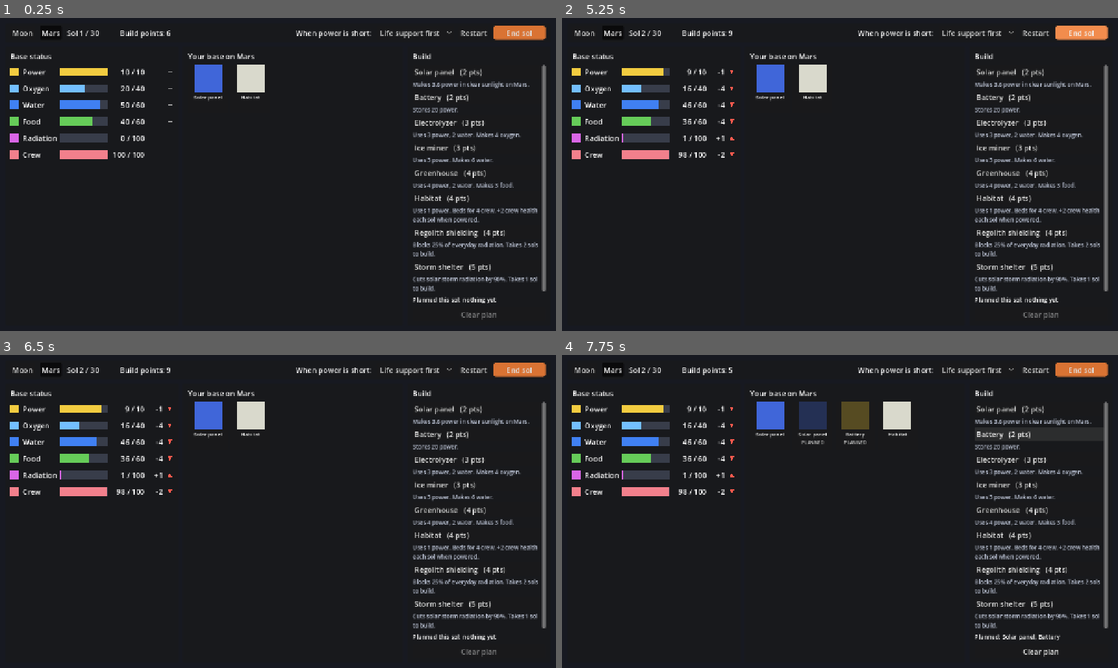
Above: before the commit, frames 1-4 (two rows, left to right).
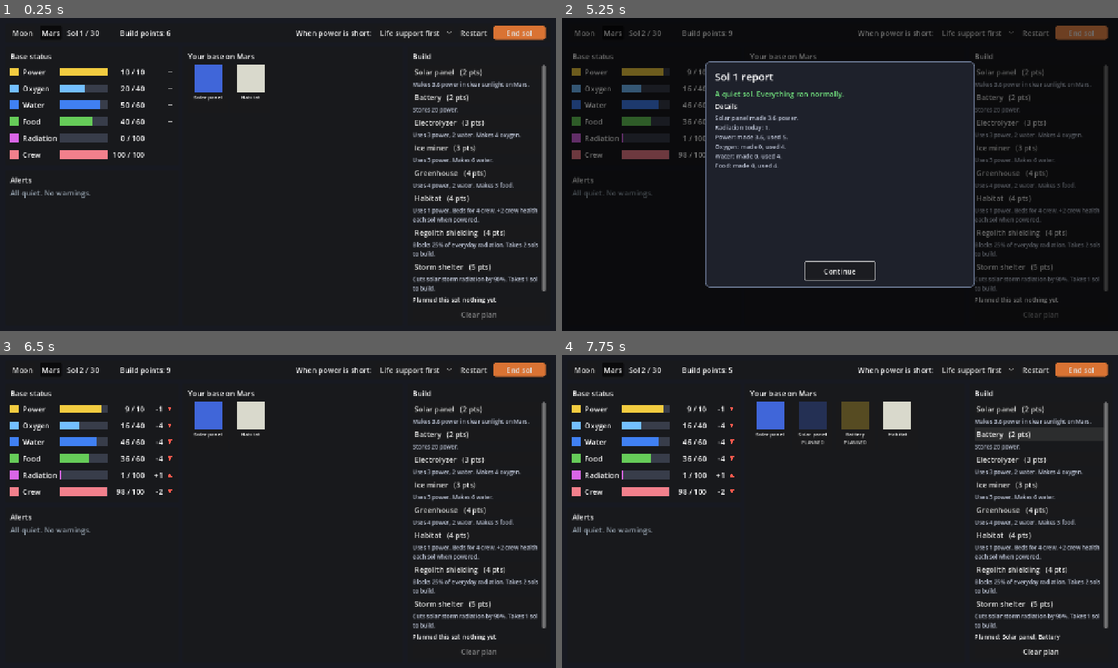
Above: after the commit, the same moments.

Repository: a77chand/apogeic
Game: Godot game, scene res://scenes/main.tscn
Same seed, same stepped clock (60 frames per second), same inputs: the game is played once before the commit and once after it.
Inputs (mouse positions are in pixels of both pictures, inside the frame that each line leads up to):
- Up to frame 1 (0.25 s): no input
- Up to frame 2 (5.25 s): click "Restart" at 0.5 s; click "Restart" at 1.25 s; click "Restart" at 2 s; click "Moon" at 2.75 s; click "Mars" at 3.5 s; click "Life support first" at 4.25 s; click "End sol" at 5 s
- Up to frame 3 (6.5 s): click (278, 608) at 5.75 s, where only the run after the commit has a clickable "Continue"
- Up to frame 4 (7.75 s): click "Solar panel (2 pts)" at 6.5 s; click "Battery (2 pts)" at 7.25 s

The runs differ from the first frame. In frame 1, 0.2% of the frame differs, in the area x 1-17%, y 50-58%; in frame 2, 11%, in the area x 1-99%, y 2-97%; in frame 3, 0.2%; in frame 4, 0.2%.

Commit message:
Stage E: event alerts with one-sol warnings and end-of-sol report
alerts_panel shows what is coming next sol, what is happening now (with sols
left) and today's sunlight. report_panel pops up after End sol with problems,
warnings and good news first and the made/used numbers under Details. Adds
sim.sunlight_on() so UI and tick() agree, and a solid popup style.

Diff:
--- a/scenes/main.tscn
+++ b/scenes/main.tscn
@@ -5,6 +5,8 @@
 [ext_resource type="PackedScene" path="res://scenes/ui/meter_panel.tscn" id="3_meters"]
 [ext_resource type="PackedScene" path="res://scenes/ui/base_view.tscn" id="4_base"]
 [ext_resource type="PackedScene" path="res://scenes/ui/build_menu.tscn" id="5_build"]
+[ext_resource type="PackedScene" path="res://scenes/ui/alerts_panel.tscn" id="6_alerts"]
+[ext_resource type="PackedScene" path="res://scenes/ui/report_panel.tscn" id="7_report"]
 
 [node name="Main" type="Control"]
 layout_mode = 3
@@ -58,7 +60,14 @@
 size_flags_vertical = 3
 theme_override_constants/separation = 10
 
-[node name="MeterPanel" parent="Margin/Layout/Body" instance=ExtResource("3_meters")]
+[node name="LeftColumn" type="VBoxContainer" parent="Margin/Layout/Body"]
+layout_mode = 2
+theme_override_constants/separation = 10
+
+[node name="MeterPanel" parent="Margin/Layout/Body/LeftColumn" instance=ExtResource("3_meters")]
+layout_mode = 2
+
+[node name="AlertsPanel" parent="Margin/Layout/Body/LeftColumn" instance=ExtResource("6_alerts")]
 layout_mode = 2
 
 [node name="BaseView" parent="Margin/Layout/Body" instance=ExtResource("4_base")]
@@ -66,6 +75,10 @@
 
 [node name="BuildMenu" parent="Margin/Layout/Body" instance=ExtResource("5_build")]
 layout_mode = 2
+
+[node name="ReportPanel" parent="." instance=ExtResource("7_report")]
+visible = false
+layout_mode = 1
 
 [node name="ErrorLabel" type="Label" parent="."]
 visible = false
--- /dev/null
+++ b/scenes/ui/alerts_panel.tscn
@@ -0,0 +1,26 @@
+[gd_scene format=3]
+
+[ext_resource type="Script" path="res://scripts/ui/alerts_panel.gd" id="1_alerts"]
+
+[node name="AlertsPanel" type="PanelContainer"]
+size_flags_vertical = 3
+script = ExtResource("1_alerts")
+
+[node name="Margin" type="MarginContainer" parent="."]
+layout_mode = 2
+theme_override_constants/margin_left = 12
+theme_override_constants/margin_top = 10
+theme_override_constants/margin_right = 12
+theme_override_constants/margin_bottom = 10
+
+[node name="VBox" type="VBoxContainer" parent="Margin"]
+layout_mode = 2
+theme_override_constants/separation = 6
+
+[node name="Title" type="Label" parent="Margin/VBox"]
+layout_mode = 2
+text = "Alerts"
+
+[node name="List" type="VBoxContainer" parent="Margin/VBox"]
+layout_mode = 2
+theme_override_constants/separation = 4
--- /dev/null
+++ b/scenes/ui/report_panel.tscn
@@ -0,0 +1,78 @@
+[gd_scene format=3]
+
+[ext_resource type="Script" path="res://scripts/ui/report_panel.gd" id="1_report"]
+
+[node name="ReportPanel" type="Control"]
+layout_mode = 3
+anchors_preset = 15
+anchor_right = 1.0
+anchor_bottom = 1.0
+grow_horizontal = 2
+grow_vertical = 2
+script = ExtResource("1_report")
+
+[node name="Dim" type="ColorRect" parent="."]
+layout_mode = 1
+anchors_preset = 15
+anchor_right = 1.0
+anchor_bottom = 1.0
+grow_horizontal = 2
+grow_vertical = 2
+color = Color(0, 0, 0, 0.55)
+
+[node name="Center" type="CenterContainer" parent="."]
+layout_mode = 1
+anchors_preset = 15
+anchor_right = 1.0
+anchor_bottom = 1.0
+grow_horizontal = 2
+grow_vertical = 2
+
+[node name="Panel" type="PanelContainer" parent="Center"]
+custom_minimum_size = Vector2(620, 520)
+layout_mode = 2
+
+[node name="Margin" type="MarginContainer" parent="Center/Panel"]
+layout_mode = 2
+theme_override_constants/margin_left = 20
+theme_override_constants/margin_top = 16
+theme_override_constants/margin_right = 20
+theme_override_constants/margin_bottom = 16
+
+[node name="VBox" type="VBoxContainer" parent="Center/Panel/Margin"]
+layout_mode = 2
+theme_override_constants/separation = 10
+
+[node name="Title" type="Label" parent="Center/Panel/Margin/VBox"]
+layout_mode = 2
+theme_override_font_sizes/font_size = 24
+text = "Sol report"
+
+[node name="Scroll" type="ScrollContainer" parent="Center/Panel/Margin/VBox"]
+layout_mode = 2
+size_flags_vertical = 3
+horizontal_scroll_mode = 0
+
+[node name="Lines" type="VBoxContainer" parent="Center/Panel/Margin/VBox/Scroll"]
+layout_mode = 2
+size_flags_horizontal = 3
+theme_override_constants/separation = 6
+
+[node name="Main" type="VBoxContainer" parent="Center/Panel/Margin/VBox/Scroll/Lines"]
+layout_mode = 2
+theme_override_constants/separation = 6
+
+[node name="DetailsTitle" type="Label" parent="Center/Panel/Margin/VBox/Scroll/Lines"]
+layout_mode = 2
+theme_override_font_sizes/font_size = 15
+text = "Details"
+
+[node name="Details" type="VBoxContainer" parent="Center/Panel/Margin/VBox/Scroll/Lines"]
+layout_mode = 2
+theme_override_constants/separation = 2
+
+[node name="ContinueButton" type="Button" parent="Center/Panel/Margin/VBox"]
+custom_minimum_size = Vector2(160, 40)
+layout_mode = 2
+size_flags_horizontal = 4
+text = "Continue"
--- a/scripts/sim/outpost_sim.gd
+++ b/scripts/sim/outpost_sim.gd
@@ -126,6 +126,17 @@
 	return out
 
 
+## Sunlight strength on `sol`: the scenario's normal sunlight times any
+## dust storm or night effects. 0 means the solar panels make nothing.
+func sunlight_on(state: Dictionary, sol: int) -> float:
+	var sunlight := float(scenario.solar_multiplier)
+	for e in active_events(state, sol):
+		var fx: Dictionary = events[e.id].effects
+		if fx.has("solar_multiplier"):
+			sunlight *= float(fx.solar_multiplier)
+	return sunlight
+
+
 ## Events the crew already knows are coming (within their warning time).
 func warnings(state: Dictionary) -> Array:
 	var out := []
@@ -205,12 +216,10 @@
 				_a(module_name(id)), build_time, _plural(word, build_time).to_lower()])
 
 	# --- 2. Events happening today -------------------------------------------
-	var sunlight := float(scenario.solar_multiplier)
+	var sunlight := sunlight_on(s, sol)
 	var storm_dose := 0.0
 	for e in active_events(s, sol):
 		var fx: Dictionary = events[e.id].effects
-		if fx.has("solar_multiplier"):
-			sunlight *= float(fx.solar_multiplier)
 		if fx.has("storm_dose"):
 			storm_dose += float(fx.storm_dose)
 		# Breakdowns were already announced when they happened, so skip those here.
--- /dev/null
+++ b/scripts/ui/alerts_panel.gd
@@ -0,0 +1,46 @@
+## Under the meters: warnings for what's coming next sol, and what's happening now.
+## Read-only: it only displays state.
+extends PanelContainer
+
+const WARN_COLOR := Color(1, 0.8, 0.35)
+const NOW_COLOR := Color(1, 0.5, 0.45)
+const CALM_COLOR := Color(0.6, 0.65, 0.7)
+
+@onready var list: VBoxContainer = $Margin/VBox/List
+
+
+func show_state(sim, state: Dictionary) -> void:
+	for child in list.get_children():
+		list.remove_child(child)
+		child.queue_free()
+	var day := str(state.day_word).to_lower()
+
+	# Coming soon (we only know about events within their warning time).
+	for e in sim.warnings(state):
+		var sols_until: int = e.start_sol - state.sol
+		var when := "Next %s" % day if sols_until == 1 else "In %d %ss" % [sols_until, day]
+		_add_line("%s: %s" % [when, sim.event_name(e.id)], WARN_COLOR)
+
+	# Happening now.
+	for e in sim.active_events(state, state.sol):
+		var left: int = e.start_sol + e.duration - state.sol
+		var left_text := "1 %s left" % day if left == 1 else "%d %ss left" % [left, day]
+		if e.target != "":
+			_add_line("Now: %s broken (%s)" % [sim.module_name(e.target), left_text], NOW_COLOR)
+		else:
+			_add_line("Now: %s (%s)" % [sim.event_name(e.id), left_text], NOW_COLOR)
+
+	var sunlight: float = sim.sunlight_on(state, state.sol) / float(sim.scenario.solar_multiplier)
+	if sunlight < 1.0:
+		_add_line("Sunlight today: %d%%" % roundi(sunlight * 100.0), NOW_COLOR)
+
+	if list.get_child_count() == 0:
+		_add_line("All quiet. No warnings.", CALM_COLOR)
+
+
+func _add_line(text: String, color: Color) -> void:
+	var label := Label.new()
+	label.text = text
+	label.autowrap_mode = TextServer.AUTOWRAP_WORD_SMART
+	label.add_theme_color_override("font_color", color)
+	list.add_child(label)
--- a/scripts/ui/main.gd
+++ b/scripts/ui/main.gd
@@ -18,7 +18,9 @@
 
 @onready var background_art: TextureRect = $BackgroundArt
 @onready var top_bar = $Margin/Layout/TopBar
-@onready var meter_panel = $Margin/Layout/Body/MeterPanel
+@onready var meter_panel = $Margin/Layout/Body/LeftColumn/MeterPanel
+@onready var alerts_panel = $Margin/Layout/Body/LeftColumn/AlertsPanel
+@onready var report_panel = $ReportPanel
 @onready var base_view = $Margin/Layout/Body/BaseView
 @onready var build_menu = $Margin/Layout/Body/BuildMenu
 @onready var error_label: Label = $ErrorLabel
@@ -51,6 +53,7 @@
 	planned_builds = []
 	chosen_priority = state.power_priority
 	last_report = []
+	report_panel.hide()
 	background_art.texture = Art.background_texture(scenario_id)
 	build_menu.setup(sim)
 	refresh()
@@ -59,17 +62,20 @@
 func end_sol() -> void:
 	if state.status != "playing":
 		return
+	var finished_sol: int = state.sol
 	var result: Dictionary = sim.tick(state, {"build": planned_builds, "power_priority": chosen_priority})
 	state = result.state
 	last_report = result.report
 	planned_builds = []
 	refresh()
+	report_panel.show_report(state.day_word, finished_sol, last_report)
 
 
 ## Redraws every UI piece from the current state.
 func refresh() -> void:
 	top_bar.show_state(state, chosen_priority, points_left())
 	meter_panel.show_state(sim, state)
+	alerts_panel.show_state(sim, state)
 	base_view.show_state(sim, state, planned_builds)
 	build_menu.show_state(sim, state, planned_builds)
 
--- /dev/null
+++ b/scripts/ui/report_panel.gd
@@ -0,0 +1,58 @@
+## The end-of-sol report that pops up after End sol. Important lines (problems,
+## warnings, good news) come first; the made/used numbers go under "Details".
+extends Control
+
+signal closed
+
+const UiStyle = preload("res://scripts/ui/ui_style.gd")
+
+const KIND_COLOR := {
+	"bad": Color(1, 0.45, 0.4),
+	"warn": Color(1, 0.8, 0.35),
+	"good": Color(0.45, 0.9, 0.5),
+	"info": Color(0.75, 0.78, 0.85),
+}
+
+@onready var title: Label = $Center/Panel/Margin/VBox/Title
+@onready var main_list: VBoxContainer = $Center/Panel/Margin/VBox/Scroll/Lines/Main
+@onready var details_title: Label = $Center/Panel/Margin/VBox/Scroll/Lines/DetailsTitle
+@onready var details_list: VBoxContainer = $Center/Panel/Margin/VBox/Scroll/Lines/Details
+@onready var continue_button: Button = $Center/Panel/Margin/VBox/ContinueButton
+
+
+func _ready() -> void:
+	$Center/Panel.add_theme_stylebox_override("panel", UiStyle.solid_panel())
+	continue_button.pressed.connect(_on_continue)
+	hide()
+
+
+## `sol` is the sol the report is about (the one that just ended).
+func show_report(day_word: String, sol: int, report: Array) -> void:
+	title.text = "%s %d report" % [day_word, sol]
+	for list in [main_list, details_list]:
+		for child in list.get_children():
+			list.remove_child(child)
+			child.queue_free()
+	for line in report:
+		var target := details_list if line.kind == "info" else main_list
+		_add_line(target, line.text, KIND_COLOR.get(line.kind, Color.WHITE))
+	if main_list.get_child_count() == 0:
+		_add_line(main_list, "A quiet %s. Everything ran normally." % day_word.to_lower(), KIND_COLOR.good)
+	details_title.visible = details_list.get_child_count() > 0
+	show()
+	continue_button.grab_focus()  # so Enter/Space closes the report
+
+
+func _add_line(list: VBoxContainer, text: String, color: Color) -> void:
+	var label := Label.new()
+	label.text = text
+	label.autowrap_mode = TextServer.AUTOWRAP_WORD_SMART
+	label.add_theme_color_override("font_color", color)
+	if list == details_list:
+		label.add_theme_font_size_override("font_size", 14)
+	list.add_child(label)
+
+
+func _on_continue() -> void:
+	hide()
+	closed.emit()
--- /dev/null
+++ b/scripts/ui/ui_style.gd
@@ -0,0 +1,13 @@
+## Shared look for popups. Godot's default panel is see-through, which makes text
+## hard to read over the base, so popups use this solid one instead.
+extends RefCounted
+
+
+## A solid rounded panel with a thin border.
+static func solid_panel(border: Color = Color(0.4, 0.45, 0.55)) -> StyleBoxFlat:
+	var box := StyleBoxFlat.new()
+	box.bg_color = Color(0.12, 0.13, 0.17)
+	box.border_color = border
+	box.set_border_width_all(2)
+	box.set_corner_radius_all(10)
+	return box
--- a/tests/test_ui.gd
+++ b/tests/test_ui.gd
@@ -27,6 +27,16 @@
 	await process_frame
 	check(main.state.sol == 3, "End sol advanced to sol 3 (got %d)" % main.state.sol)
 	check(main.top_bar.sol_label.text == "Sol 3 / 30", "sol label updated")
+	check(main.report_panel.visible, "report pops up after End sol")
+	check(main.report_panel.title.text == "Sol 2 report", "report is about the sol that just ended (got '%s')" % main.report_panel.title.text)
+	check(main.report_panel.details_list.get_child_count() > 0, "report has detail lines")
+	# The tutorial storm arrives on sol 4, so on sol 3 the alerts must warn about it.
+	var alert_texts := []
+	for label in main.alerts_panel.list.get_children():
+		alert_texts.append(label.text)
+	check(alert_texts.has("Next sol: Solar particle event"), "alerts warn one sol ahead (got %s)" % str(alert_texts))
+	main.report_panel.continue_button.pressed.emit()
+	check(not main.report_panel.visible, "Continue closes the report")
 	check(water_bar.delta_label.text != "", "water bar shows a change after a sol")
 
 	# Priority dropdown sends the choice with the next End sol.
Not shown, added: scripts/ui/alerts_panel.gd.uid
Not shown, added: scripts/ui/report_panel.gd.uid
Not shown, added: scripts/ui/ui_style.gd.uid
Not shown, changed: docs/PREPARED_IN_ADVANCE.md
